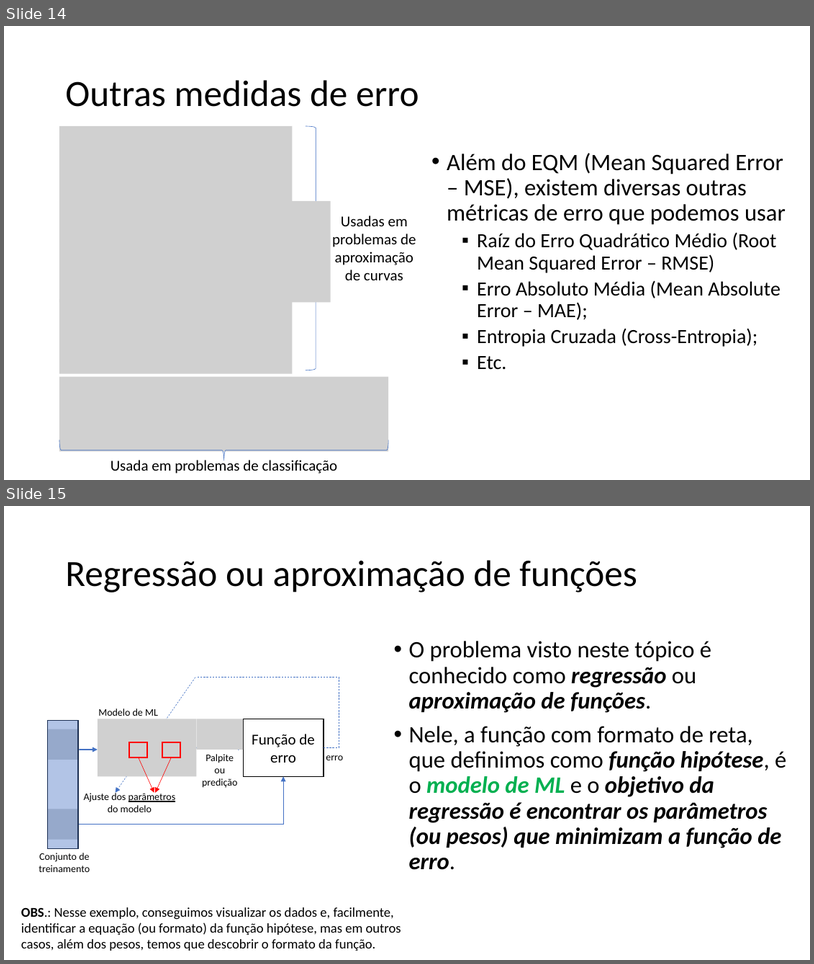
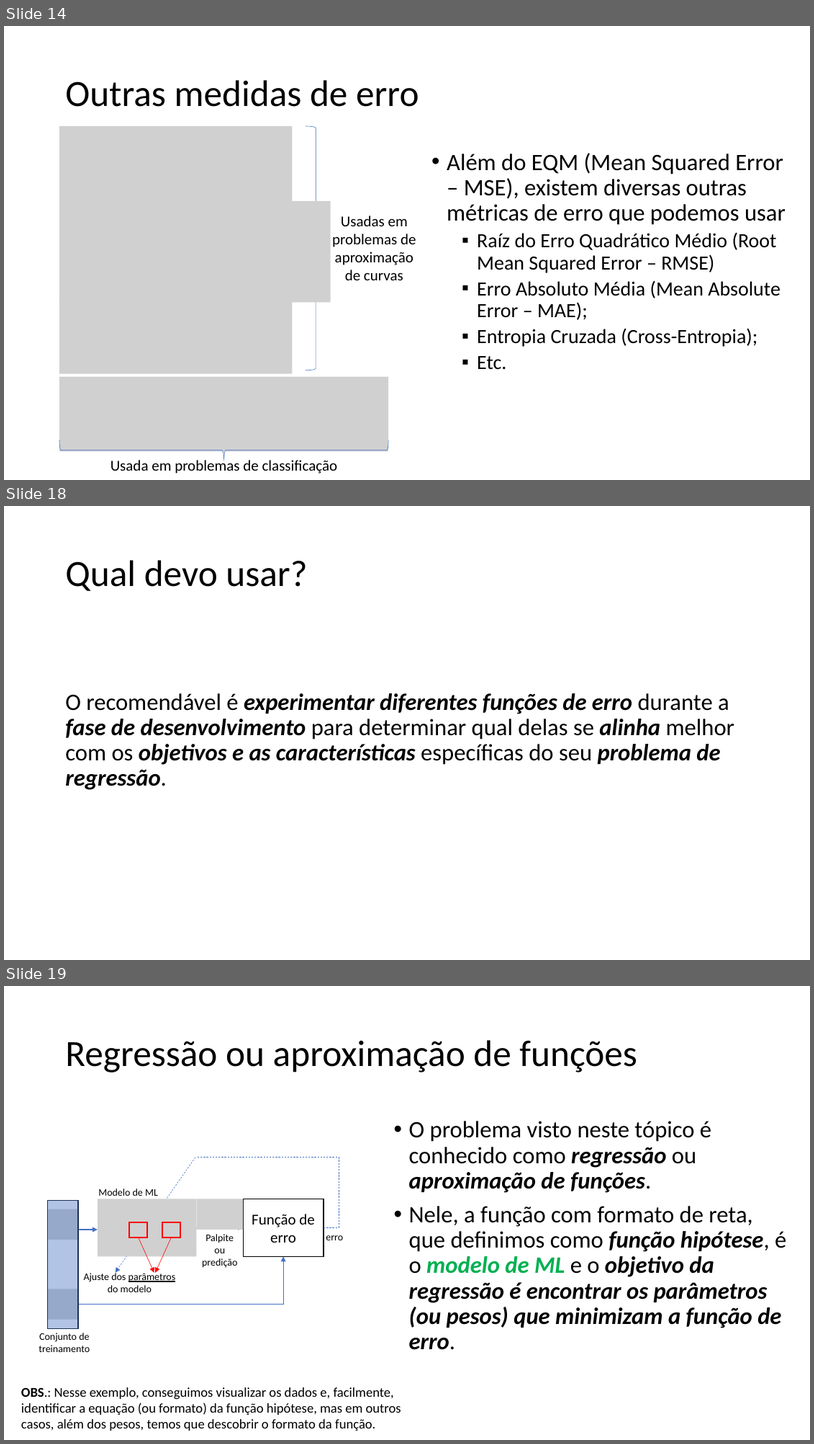
Before and after one commit to zz4fap/tp557-iot-ml, a slide deck: slides/TP557_5_Medindo_a_precisão_de_um_modelo_de_ML.pptx. Shown one above the other, each under a label of ours: slides 14 and 15 before the commit, slides 14, 18 and 19 after it; the slides between them are not shown. The pictures are 814x964 and 814x1444 pixels, drawn with LibreOffice and Linux fonts; fonts in the diff are those of the drawing; grey boxes stand for pictures. Boxes give left, top, right and bottom in pixels: in the first picture for what was removed or moved away, otherwise in the second. Text is boxed around its words. In the diff, an @@ line names an element or a change of style, - is before the commit and + after.

```diff
--- a/slides/TP557_5_Medindo_a_precisão_de_um_modelo_de_ML.pptx
+++ b/slides/TP557_5_Medindo_a_precisão_de_um_modelo_de_ML.pptx
@@ slide 18 added at [4, 506, 810, 960], background #FFFFFF @@
@@ title added at [65, 560, 307, 591], 44 pt, text #000000 @@
+Qual devo usar?
@@ text added at [65, 693, 735, 790], 28 pt, text #000000, bold, italic @@
+O recomendável é experimentar diferentes funções de erro durante a fase de desenvolvimento para determinar qual delas se alinha melhor com os objetivos e as características específicas do seu problema de regressão.
@@ what was slide 15 is now slide 19 @@
```
Also in this commit, not shown: 3 other slides added, 4 other files.
